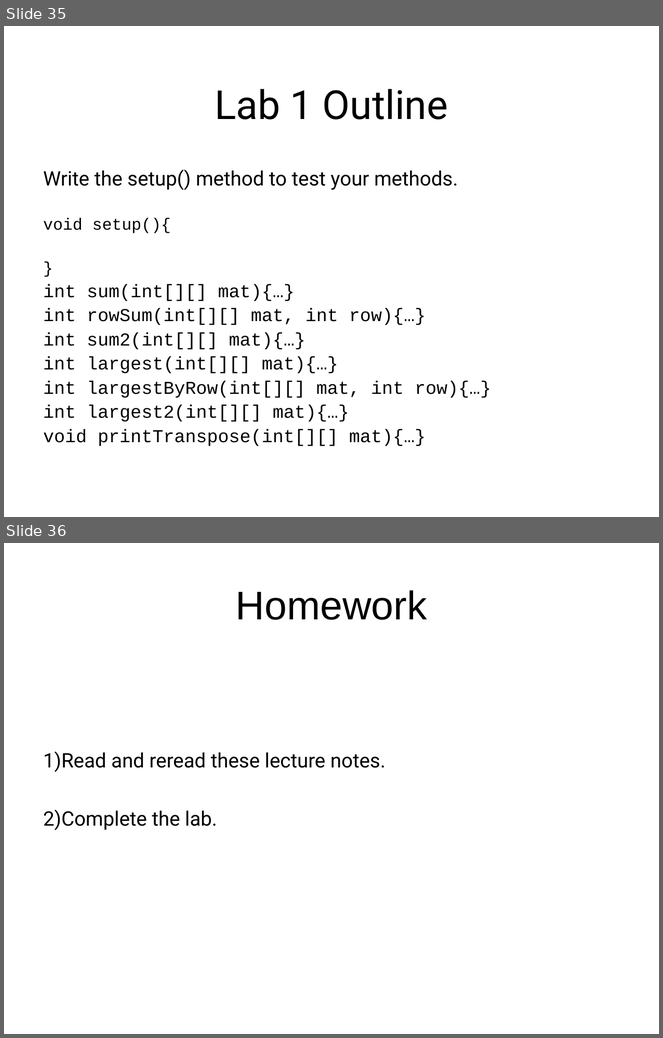
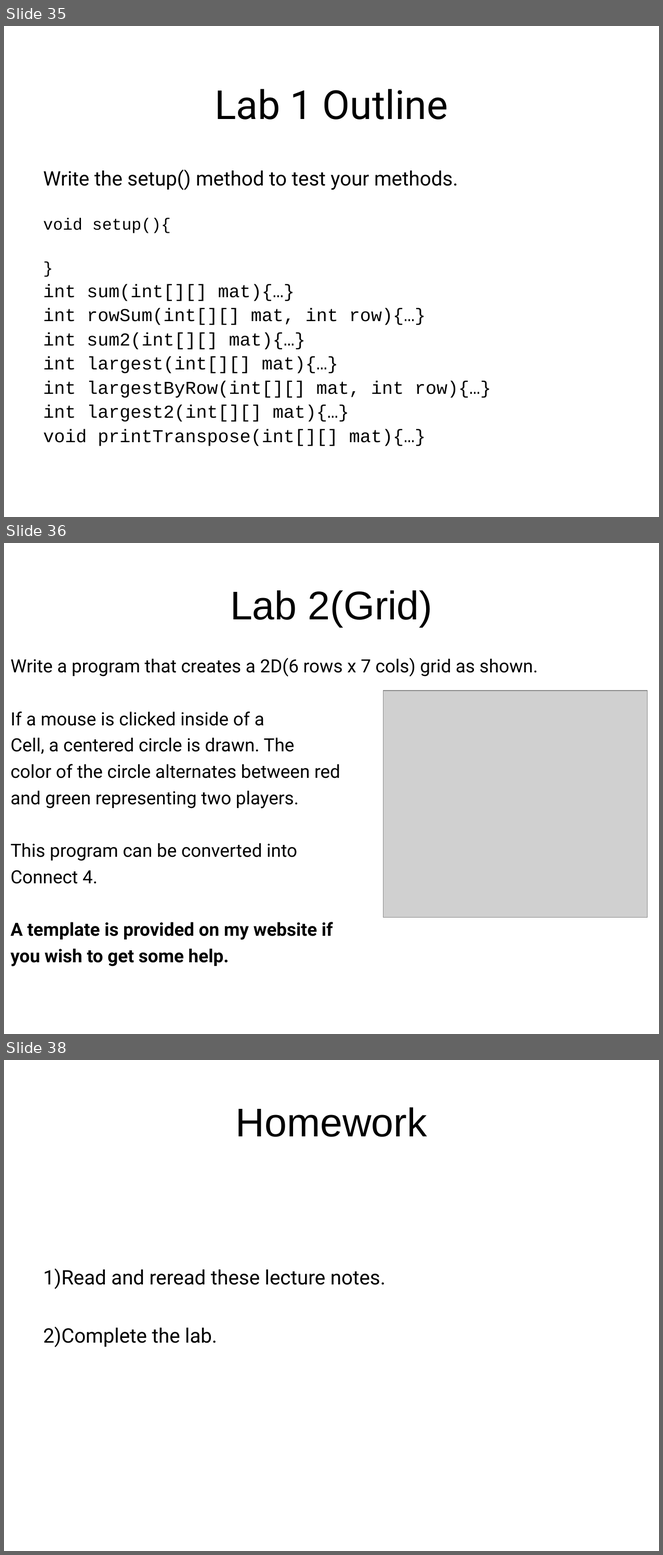
Before and after one commit to LongBaoNguyen/longbaonguyen.github.io, a slide deck: courses/apcsp/lecture12.ppt. Shown one above the other, each under a label of ours: slides 35 and 36 before the commit, slides 35, 36 and 38 after it; the slides between them are not shown. The pictures are 663x1038 and 663x1555 pixels, drawn with LibreOffice and Linux fonts; fonts in the diff are those of the drawing; grey boxes stand for pictures; background and template pictures are left out. Boxes give left, top, right and bottom in pixels: in the first picture for what was removed or moved away, otherwise in the second. Text is boxed around its words. In the diff, an @@ line names an element or a change of style, - is before the commit and + after.

```diff
--- a/courses/apcsp/lecture12.ppt
+++ b/courses/apcsp/lecture12.ppt
@@ slide 36 added at <box>4,543,659,1034</box>, background picture (left out) @@
@@ title added at <box>230,590,432,627</box>, 44 pt, text #000000 @@
+Lab 2(Grid)
@@ text added at <box>11,658,538,967</box>, 20 pt, text #000000 @@
+Write a program that creates a 2D(6 rows x 7 cols) grid as shown.
+If a mouse is clicked inside of a
+Cell, a centered circle is drawn. The
+color of the circle alternates between red
+and green representing two players.
+This program can be converted into
+Connect 4.
+A template is provided on my website if
+you wish to get some help.
@@ picture added at <box>384,691,647,918</box> @@
@@ what was slide 36 is now slide 38 @@
```
Also in this commit, not shown: 1 other slide added, 1 other file.
